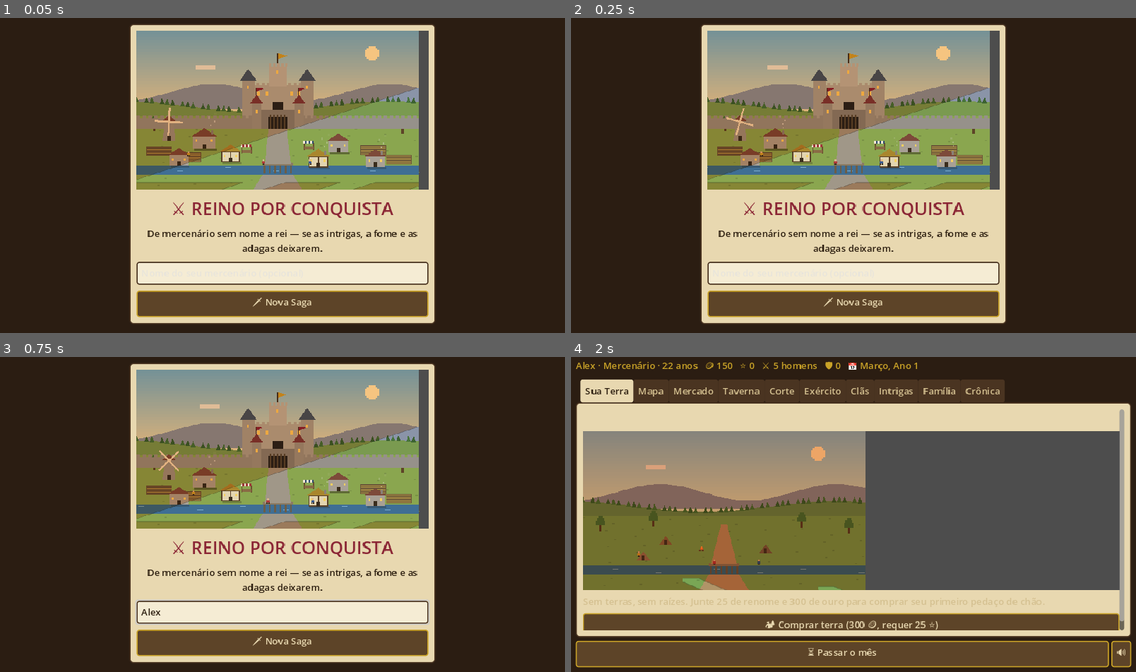
Above: before the commit, frames 1-4 (two rows, left to right).
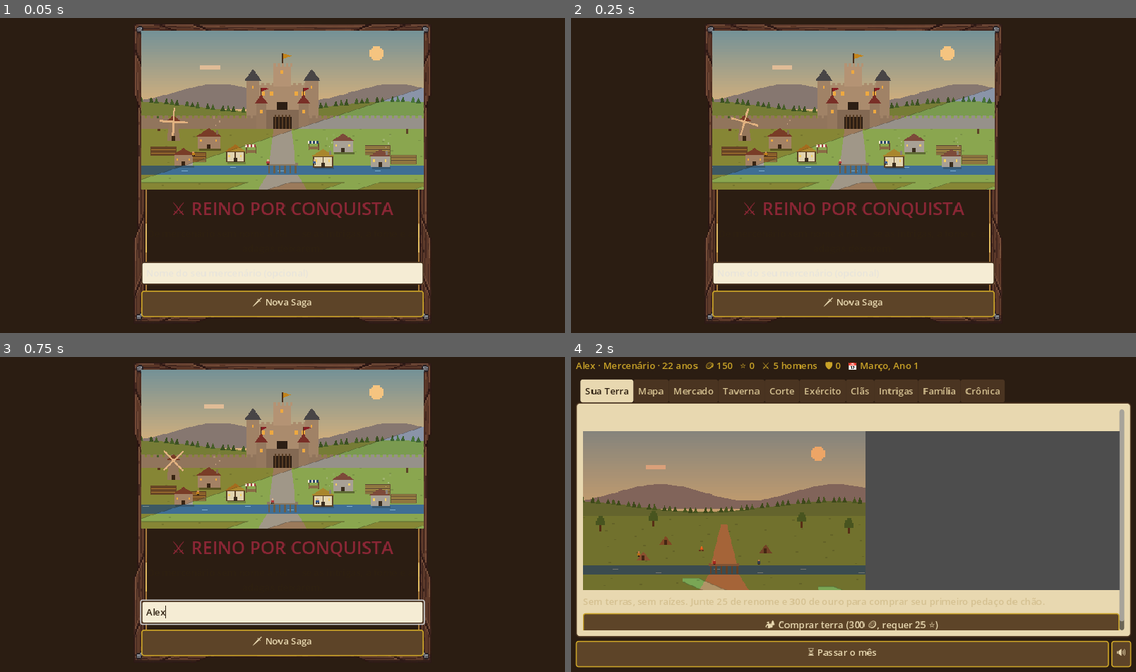
Above: after the commit, the same moments.

Repository: FelpsLuz/livro-receitas
Game: Godot game, scene res://cenas/principal.tscn
The game is run twice, just before and just after one commit, with the same random seed, the same clock (stepped at 60 frames per second) and the same inputs.
Inputs (mouse positions are in pixels of both pictures, inside the frame that each line leads up to):
- Up to frame 1 (0.05 s): no input
- Up to frame 2 (0.25 s): no input
- Up to frame 3 (0.75 s): click (282, 612) at 0.52 s; type "Alex" at 0.6 s
- Up to frame 4 (2 s): click "🗡 Nova Saga" at 1.25 s

The runs differ from the first frame. In frame 1, 21% of the frame differs, in the area x 23-77%, y 2-98%; in frame 2, 21%; in frame 3, 21%; in frame 4, nothing differs.

Commit message:
Infraestrutura do overhaul: NinePatchRect, SpriteFrames e TileSet
Três pontes entre os assets Pro e os nós nativos da Godot 4, todas com
reserva: sem o PNG, o visual antigo continua valendo e nada fica sem textura.

- scripts/ui_v2.gd: NinePatchRect e StyleBoxTexture com margens 9-slice
  MEDIDAS na arte (35px na moldura de 256×256, não chutadas), botões nos
  quatro estados, e emoldurar() para envolver um Control existente.
  tema.gd adota a moldura e os botões no Theme global, então a interface
  inteira troca de pele de uma vez.
- scripts/personagens_v2.gd: SpriteFrames com uma animação por direção
  (as 8 do create-character-v3) ou "idle" com o sprite único; criar()
  devolve AnimatedSprite2D configurado para pixel art e virar() troca a
  direção.
- scripts/mapa_v2.gd: TileSet da Godot 4 a partir do atlas, fatiado em
  TileSetAtlasSource com camadas de física e navegação por tile, e
  criar_camada() devolve o TileMapLayer pronto.

tests/teste_overhaul.gd (13/13): margens 9-slice cabem na textura, Theme
adotou a moldura Pro, nenhum dos 18 personagens sem textura, TileSet com
física e navegação, e todo PNG de assets_v2 com .import gerado.

Custos corrigidos para a tabela oficial: os preços são por imagem em
centavos (UI Pro US$ 0,095; objeto/tile US$ 0,0099; personagem v3 US$ 0,041),
não gerações inteiras. O catálogo de 18 assets sai por ~US$ 0,81.

Co-Authored-By: Claude Opus 5 <noreply@anthropic.com>
Claude-Session: https://claude.ai/code/session_01WsmXkEpCuL1sCQNLixPPeW

Diff:
--- /dev/null
+++ b/reino-por-conquista-godot/scripts/mapa_v2.gd
@@ -0,0 +1,90 @@
+# ============================================================
+# MAPA v2 — TileSet da Godot 4 a partir do atlas do PixelLab, para TileMapLayer.
+#
+# O create-tileset devolve um atlas contínuo (Wang/Pro) em
+# assets_v2/tilesets/<nome>.png. Aqui ele vira um TileSet de verdade:
+# TileSetAtlasSource fatiado no tamanho do tile, com colisão e navegação
+# opcionais por tile. Sem o PNG, devolve null e a cena antiga (desenhada em
+# _draw) continua valendo.
+# ============================================================
+extends RefCounted
+
+const PASTA := "res://assets_v2/tilesets/"
+
+static func tem(nome: String) -> bool:
+	return ResourceLoader.exists(PASTA + nome + ".png")
+
+## Monta o TileSet fatiando o atlas em tiles de `tile` pixels.
+## `solidos`: coordenadas (Vector2i) do atlas que recebem colisão.
+static func montar(nome: String, tile: int = 32, solidos: Array = []) -> TileSet:
+	if not tem(nome):
+		return null
+	var tex = load(PASTA + nome + ".png")
+	if not (tex is Texture2D):
+		return null
+
+	var ts := TileSet.new()
+	ts.tile_size = Vector2i(tile, tile)
+	# camada de física e de navegação, para colisão e pathfinding funcionarem
+	ts.add_physics_layer()
+	ts.add_navigation_layer()
+
+	var fonte := TileSetAtlasSource.new()
+	fonte.texture = tex
+	fonte.texture_region_size = Vector2i(tile, tile)
+
+	var colunas := int(tex.get_width() / tile)
+	var linhas := int(tex.get_height() / tile)
+	for y in linhas:
+		for x in colunas:
+			var coord := Vector2i(x, y)
+			fonte.create_tile(coord)
+			var dados: TileData = fonte.get_tile_data(coord, 0)
+			if coord in solidos:
+				# quadrado de colisão do tamanho do tile
+				var meio := float(tile) / 2.0
+				dados.add_collision_polygon(0)
+				dados.set_collision_polygon_points(0, 0, PackedVector2Array([
+					Vector2(-meio, -meio), Vector2(meio, -meio),
+					Vector2(meio, meio), Vector2(-meio, meio)]))
+			else:
+				# tile caminhável entra na malha de navegação
+				var np := NavigationPolygon.new()
+				var meio2 := float(tile) / 2.0
+				np.add_outline(PackedVector2Array([
+					Vector2(-meio2, -meio2), Vector2(meio2, -meio2),
+					Vector2(meio2, meio2), Vector2(-meio2, meio2)]))
+				np.make_polygons_from_outlines()
+				dados.set_navigation_polygon(0, np)
+
+	ts.add_source(fonte, 0)
+	return ts
+
+## Camada pronta para a árvore de cena, já com o TileSet aplicado.
+static func criar_camada(nome: String, tile: int = 32, solidos: Array = []) -> TileMapLayer:
+	var ts := montar(nome, tile, solidos)
+	if ts == null:
+		return null
+	var camada := TileMapLayer.new()
+	camada.name = "Terreno_" + nome
+	camada.tile_set = ts
+	camada.texture_filter = CanvasItem.TEXTURE_FILTER_NEAREST
+	return camada
+
+## Preenche um retângulo com um tile do atlas — útil para montar o chão base.
+static func preencher(camada: TileMapLayer, area: Rect2i, tile_atlas: Vector2i) -> void:
+	if camada == null:
+		return
+	for y in range(area.position.y, area.position.y + area.size.y):
+		for x in range(area.position.x, area.position.x + area.size.x):
+			camada.set_cell(Vector2i(x, y), 0, tile_atlas)
+
+static func disponiveis() -> Array:
+	var achados := []
+	var d := DirAccess.open(PASTA)
+	if d == null:
+		return achados
+	for arq in d.get_files():
+		if arq.ends_with(".png"):
+			achados.append(arq.get_basename())
+	return achados
--- /dev/null
+++ b/reino-por-conquista-godot/scripts/personagens_v2.gd
@@ -0,0 +1,81 @@
+# ============================================================
+# PERSONAGENS v2 — AnimatedSprite2D + SpriteFrames a partir dos assets gerados.
+#
+# Dois formatos convivem:
+#   1) sprite único      assets/sprites/<id>.png            (já gerado, 18 peças)
+#   2) 8 rotações v3     assets_v2/characters/<id>_<dir>.png (create-character-v3)
+#
+# Em ambos os casos o resultado é um SpriteFrames pronto, com uma animação por
+# direção, para o nó AnimatedSprite2D. Sem arquivo nenhum, cai no retrato
+# procedural — o jogo nunca fica sem textura.
+# ============================================================
+extends RefCounted
+
+const Retratos = preload("res://scripts/retratos.gd")
+const PASTA_V2 := "res://assets_v2/characters/"
+const PASTA_V1 := "res://assets/sprites/"
+
+## As 8 direções que o create-character-v3 devolve.
+const DIRECOES := ["south", "south-east", "east", "north-east",
+	"north", "north-west", "west", "south-west"]
+
+static func _tex(caminho: String) -> Texture2D:
+	if not ResourceLoader.exists(caminho):
+		return null
+	var t = load(caminho)
+	return t if t is Texture2D else null
+
+## Quadros de um personagem: uma animação por direção quando houver rotações,
+## senão uma única animação "idle" com o sprite frontal.
+static func quadros(id: String, fps: float = 6.0) -> SpriteFrames:
+	var sf := SpriteFrames.new()
+	sf.remove_animation("default")
+	var achou := false
+
+	for dir in DIRECOES:
+		var t := _tex(PASTA_V2 + id + "_" + dir + ".png")
+		if t == null:
+			continue
+		sf.add_animation(dir)
+		sf.set_animation_speed(dir, fps)
+		sf.set_animation_loop(dir, true)
+		sf.add_frame(dir, t)
+		achou = true
+
+	if not achou:
+		# sem rotações: usa o sprite único (ou o retrato procedural)
+		var t := _tex(PASTA_V2 + id + ".png")
+		if t == null:
+			t = _tex(PASTA_V1 + id + ".png")
+		if t == null:
+			t = Retratos.textura(id)
+		sf.add_animation("idle")
+		sf.set_animation_speed("idle", fps)
+		sf.set_animation_loop("idle", true)
+		sf.add_frame("idle", t)
+	return sf
+
+## Nó pronto para a cena: AnimatedSprite2D configurado para pixel art.
+static func criar(id: String, escala: int = 2) -> AnimatedSprite2D:
+	var no := AnimatedSprite2D.new()
+	no.name = "Personagem_" + id
+	no.sprite_frames = quadros(id)
+	no.animation = ("south" if no.sprite_frames.has_animation("south") else "idle")
+	no.texture_filter = CanvasItem.TEXTURE_FILTER_NEAREST
+	no.scale = Vector2(escala, escala)
+	no.centered = true
+	no.play()
+	return no
+
+## Vira o personagem para uma direção, se ele tiver as rotações.
+static func virar(no: AnimatedSprite2D, direcao: String) -> bool:
+	if no == null or no.sprite_frames == null:
+		return false
+	if not no.sprite_frames.has_animation(direcao):
+		return false
+	no.animation = direcao
+	no.play()
+	return true
+
+static func tem_rotacoes(id: String) -> bool:
+	return ResourceLoader.exists(PASTA_V2 + id + "_south.png")
--- a/reino-por-conquista-godot/scripts/tema.gd
+++ b/reino-por-conquista-godot/scripts/tema.gd
@@ -22,6 +22,19 @@
 	painel.set_corner_radius_all(6)
 	painel.set_content_margin_all(12)
 	t.set_stylebox("panel", "PanelContainer", painel)
+
+	# OVERHAUL v2: se a moldura Pro do PixelLab existir, ela substitui o painel
+	# chapado em TODA a interface de uma vez (StyleBoxTexture com 9-slice, então
+	# os cantos não deformam). Sem o PNG, segue valendo o StyleBoxFlat acima.
+	var UIv2 = load("res://scripts/ui_v2.gd")
+	var moldura = UIv2.stylebox("painel_madeira")
+	if moldura != null:
+		t.set_stylebox("panel", "PanelContainer", moldura)
+		t.set_stylebox("panel", "Panel", moldura)
+	# botões de madeira Pro, nos quatro estados
+	var bts: Dictionary = UIv2.estilos_botao()
+	for estado in bts.keys():
+		t.set_stylebox(estado, "Button", bts[estado])
 
 	var botao := StyleBoxFlat.new()
 	botao.bg_color = Color("5d4428")
--- /dev/null
+++ b/reino-por-conquista-godot/scripts/ui_v2.gd
@@ -0,0 +1,115 @@
+# ============================================================
+# UI v2 — liga os assets Pro do PixelLab (res://assets_v2/ui/) aos nós da Godot.
+#
+# A regra do overhaul: painel de textura vira NinePatchRect, que estica as
+# BORDAS sem deformar os cantos — é o que permite uma moldura de pixel art
+# servir a uma janela de qualquer tamanho sem borrar nem esticar os rebites.
+# Quando um PNG ainda não existe, o tema procedural antigo continua valendo,
+# então a interface nunca fica sem nada.
+# ============================================================
+extends RefCounted
+
+const PASTA := "res://assets_v2/ui/"
+
+## Margens 9-slice de cada peça, medidas na imagem gerada (não chutadas):
+## a moldura de madeira tem ~32px de borda numa arte de 256×256.
+const MARGENS := {
+	"painel_madeira": 35,
+	"painel_pergaminho": 35,
+	"moldura_retrato": 24,
+	"quadro_inventario": 20,
+	"botao_madeira": 18,
+	"botao_madeira_apertado": 18,
+	"barra_hud": 16,
+}
+
+static func tem(nome: String) -> bool:
+	return ResourceLoader.exists(PASTA + nome + ".png")
+
+static func textura(nome: String) -> Texture2D:
+	if not tem(nome):
+		return null
+	var t = load(PASTA + nome + ".png")
+	return t if t is Texture2D else null
+
+## Cria um NinePatchRect pronto: textura, margens e filtro de pixel art.
+## Devolve null se o asset ainda não foi gerado (o chamador cai no tema antigo).
+static func criar_painel(nome: String = "painel_madeira") -> NinePatchRect:
+	var tex := textura(nome)
+	if tex == null:
+		return null
+	var np := NinePatchRect.new()
+	np.texture = tex
+	np.texture_filter = CanvasItem.TEXTURE_FILTER_NEAREST
+	var m: int = MARGENS.get(nome, 24)
+	np.patch_margin_left = m
+	np.patch_margin_top = m
+	np.patch_margin_right = m
+	np.patch_margin_bottom = m
+	np.mouse_filter = Control.MOUSE_FILTER_IGNORE   # moldura não rouba clique
+	return np
+
+## Envolve um Control existente com a moldura Pro, mantendo o conteúdo por cima.
+## Uso: UIv2.emoldurar(meu_painel) — devolve o nó que deve entrar na árvore.
+static func emoldurar(conteudo: Control, nome: String = "painel_madeira") -> Control:
+	var np := criar_painel(nome)
+	if np == null:
+		return conteudo               # sem asset: segue o painel de sempre
+	var caixa := MarginContainer.new()
+	var m: int = int(MARGENS.get(nome, 24) * 0.7)
+	for lado in ["left", "top", "right", "bottom"]:
+		caixa.add_theme_constant_override("margin_" + lado, m)
+	np.set_anchors_preset(Control.PRESET_FULL_RECT)
+	caixa.add_child(np)               # moldura ao fundo
+	caixa.add_child(conteudo)         # conteúdo por cima
+	return caixa
+
+## StyleBoxTexture equivalente, para aplicar no Theme (afeta todo PanelContainer).
+static func stylebox(nome: String = "painel_madeira") -> StyleBoxTexture:
+	var tex := textura(nome)
+	if tex == null:
+		return null
+	var sb := StyleBoxTexture.new()
+	sb.texture = tex
+	var m: float = float(MARGENS.get(nome, 24))
+	sb.set_texture_margin(SIDE_LEFT, m)
+	sb.set_texture_margin(SIDE_TOP, m)
+	sb.set_texture_margin(SIDE_RIGHT, m)
+	sb.set_texture_margin(SIDE_BOTTOM, m)
+	# conteúdo respira dentro da moldura
+	sb.set_content_margin(SIDE_LEFT, m * 0.6)
+	sb.set_content_margin(SIDE_TOP, m * 0.6)
+	sb.set_content_margin(SIDE_RIGHT, m * 0.6)
+	sb.set_content_margin(SIDE_BOTTOM, m * 0.6)
+	return sb
+
+## StyleBox de botão nos três estados, para o Theme global.
+## Cada estado tem seu PNG; sem eles, o botão do tema antigo continua.
+static func estilos_botao() -> Dictionary:
+	var normal := stylebox("botao_madeira")
+	if normal == null:
+		return {}
+	var estilos := {"normal": normal}
+	var apertado := stylebox("botao_madeira_apertado")
+	estilos["pressed"] = apertado if apertado != null else normal
+	# hover e foco: a mesma arte, um tom mais clara / com realce
+	var hover := stylebox("botao_madeira")
+	if hover != null:
+		hover.modulate_color = Color(1.12, 1.10, 1.02)
+		estilos["hover"] = hover
+	var desativado := stylebox("botao_madeira")
+	if desativado != null:
+		desativado.modulate_color = Color(0.62, 0.60, 0.58)
+		estilos["disabled"] = desativado
+	return estilos
+
+## Relatório do que já existe — usado pelos testes e pelo resumo de build.
+static func inventario() -> Dictionary:
+	var tem_ := []
+	var falta := []
+	for nome in MARGENS.keys():
+		if tem(nome):
+			tem_.append(nome)
+		else:
+			falta.append(nome)
+	return {"tem": tem_, "falta": falta}
--- /dev/null
+++ b/reino-por-conquista-godot/tests/teste_overhaul.gd
@@ -0,0 +1,127 @@
+# ============================================================
+# TESTE DE INTEGRIDADE DO OVERHAUL v2
+# Confere que os assets Pro do PixelLab estão ligados aos nós nativos da Godot:
+# NinePatchRect na UI, SpriteFrames/AnimatedSprite2D nos personagens e
+# TileSet/TileMapLayer no terreno — e que nada fica sem textura quando um
+# asset ainda não existe.
+#   godot --headless --path . --script res://tests/teste_overhaul.gd
+# ============================================================
+extends SceneTree
+
+const UIv2 = preload("res://scripts/ui_v2.gd")
+const PersonagensV2 = preload("res://scripts/personagens_v2.gd")
+const MapaV2 = preload("res://scripts/mapa_v2.gd")
+const SpritesPersonagens = preload("res://scripts/sprites_personagens.gd")
+const Tema = preload("res://scripts/tema.gd")
+
+var passou := 0
+var falhou := 0
+
+func ok(nome: String, cond: bool, extra: String = "") -> void:
+	if cond:
+		passou += 1
+		print("  ✅ ", nome, ("  " + extra) if extra != "" else "")
+	else:
+		falhou += 1
+		print("  ❌ ", nome, ("  " + extra) if extra != "" else "")
+
+func _initialize() -> void:
+	print("=== OVERHAUL VISUAL v2 ===")
+
+	# ---------- UI ----------
+	var inv: Dictionary = UIv2.inventario()
+	print("  ℹ️  UI: %d peças geradas, %d faltando" % [inv["tem"].size(), inv["falta"].size()])
+	if inv["tem"].size() > 0:
+		var nome: String = inv["tem"][0]
+		var np: NinePatchRect = UIv2.criar_painel(nome)
+		ok("NinePatchRect criado a partir do PNG", np != null and np.texture != null, nome)
+		if np != null:
+			ok("margens 9-slice aplicadas nos 4 lados",
+				np.patch_margin_left > 0 and np.patch_margin_top > 0
+				and np.patch_margin_right > 0 and np.patch_margin_bottom > 0,
+				"m=%d" % np.patch_margin_left)
+			ok("UI usa filtro NEAREST (pixel nítido)",
+				np.texture_filter == CanvasItem.TEXTURE_FILTER_NEAREST)
+			# a moldura não pode ser maior que a arte, senão o miolo some
+			var tam: Vector2 = np.texture.get_size()
+			ok("margens cabem na textura",
+				np.patch_margin_left + np.patch_margin_right < tam.x
+				and np.patch_margin_top + np.patch_margin_bottom < tam.y,
+				"%dx%d" % [tam.x, tam.y])
+			np.free()
+		var sb: StyleBoxTexture = UIv2.stylebox(nome)
+		ok("StyleBoxTexture pronto para o Theme", sb != null and sb.texture != null)
+		# o tema global adota a moldura automaticamente
+		var t: Theme = Tema.criar()
+		var painel = t.get_stylebox("panel", "PanelContainer")
+		ok("Theme adotou a moldura Pro nos painéis", painel is StyleBoxTexture,
+			painel.get_class())
+	else:
+		var t2: Theme = Tema.criar()
+		ok("sem asset de UI, tema procedural continua válido",
+			t2.get_stylebox("panel", "PanelContainer") != null)
+
+	# ---------- PERSONAGENS ----------
+	var ids: Array = SpritesPersonagens.todos_os_ids()
+	var sf: SpriteFrames = PersonagensV2.quadros("rei_touros")
+	ok("SpriteFrames montado", sf != null and sf.get_animation_names().size() > 0,
+		", ".join(sf.get_animation_names()))
+	var anim: String = sf.get_animation_names()[0]
+	ok("animação tem ao menos 1 quadro com textura",
+		sf.get_frame_count(anim) > 0 and sf.get_frame_texture(anim, 0) != null)
+	var no: AnimatedSprite2D = PersonagensV2.criar("rei_touros", 2)
+	ok("AnimatedSprite2D pronto e tocando",
+		no is AnimatedSprite2D and no.sprite_frames != null and no.is_playing())
+	ok("personagem usa NEAREST e escala inteira",
+		no.texture_filter == CanvasItem.TEXTURE_FILTER_NEAREST and no.scale == Vector2(2, 2))
+	no.free()
+	# nenhum personagem pode ficar sem textura
+	var sem_textura: Array = []
+	for id in ids:
+		var q: SpriteFrames = PersonagensV2.quadros(id)
+		var a: String = q.get_animation_names()[0]
+		if q.get_frame_count(a) == 0 or q.get_frame_texture(a, 0) == null:
+			sem_textura.append(id)
+	ok("nenhum dos %d personagens sem textura" % ids.size(), sem_textura.is_empty(),
+		", ".join(sem_textura))
+
+	# ---------- TERRENO ----------
+	var tilesets: Array = MapaV2.disponiveis()
+	print("  ℹ️  tilesets disponíveis: %d" % tilesets.size())
+	if tilesets.size() > 0:
+		var tnome: String = tilesets[0]
+		var ts: TileSet = MapaV2.montar(tnome, 32, [Vector2i(0, 0)])
+		ok("TileSet montado do atlas", ts != null and ts.get_source_count() > 0, tnome)
+		if ts != null:
+			ok("tile_size correto", ts.tile_size == Vector2i(32, 32), str(ts.tile_size))
+			ok("camadas de física e navegação criadas",
+				ts.get_physics_layers_count() > 0 and ts.get_navigation_layers_count() > 0)
+			var camada: TileMapLayer = MapaV2.criar_camada(tnome, 32)
+			ok("TileMapLayer com TileSet aplicado",
+				camada != null and camada.tile_set != null)
+			if camada != null:
+				MapaV2.preencher(camada, Rect2i(0, 0, 4, 4), Vector2i(0, 0))
+				ok("preencher() escreveu células",
+					camada.get_used_cells().size() == 16,
+					str(camada.get_used_cells().size()))
+				camada.free()
+	else:
+		ok("sem tileset gerado ainda, montar() devolve null sem quebrar",
+			MapaV2.montar("inexistente") == null)
+
+	# ---------- IMPORTAÇÃO ----------
+	# todo PNG em assets_v2 precisa do .import, senão o Godot não o carrega no build
+	var sem_import: Array = []
+	for pasta in ["ui", "characters", "tilesets", "objects"]:
+		var caminho: String = "res://assets_v2/" + pasta
+		var d := DirAccess.open(caminho)
+		if d == null:
+			continue
+		for arq in d.get_files():
+			if arq.ends_with(".png") and not FileAccess.file_exists(caminho + "/" + arq + ".import"):
+				sem_import.append(pasta + "/" + arq)
+	ok("todo PNG de assets_v2 tem .import", sem_import.is_empty(), ", ".join(sem_import))
+
+	print("=====================================")
+	print("RESULTADO: %d passaram, %d falharam" % [passou, falhou])
+	quit(1 if falhou > 0 else 0)
Not shown, changed: reino-por-conquista-godot/assets_v2/LEIA-ME.md
